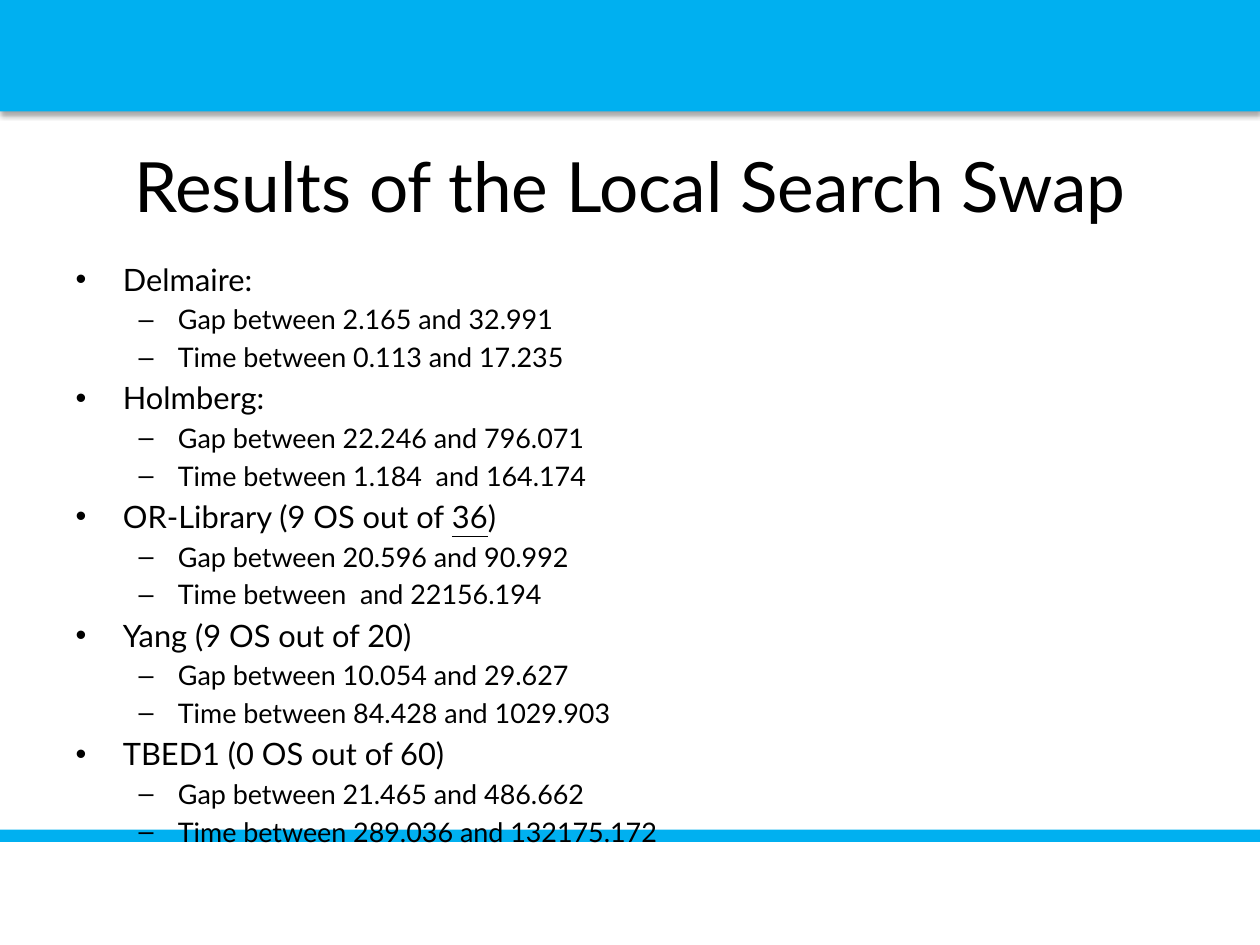
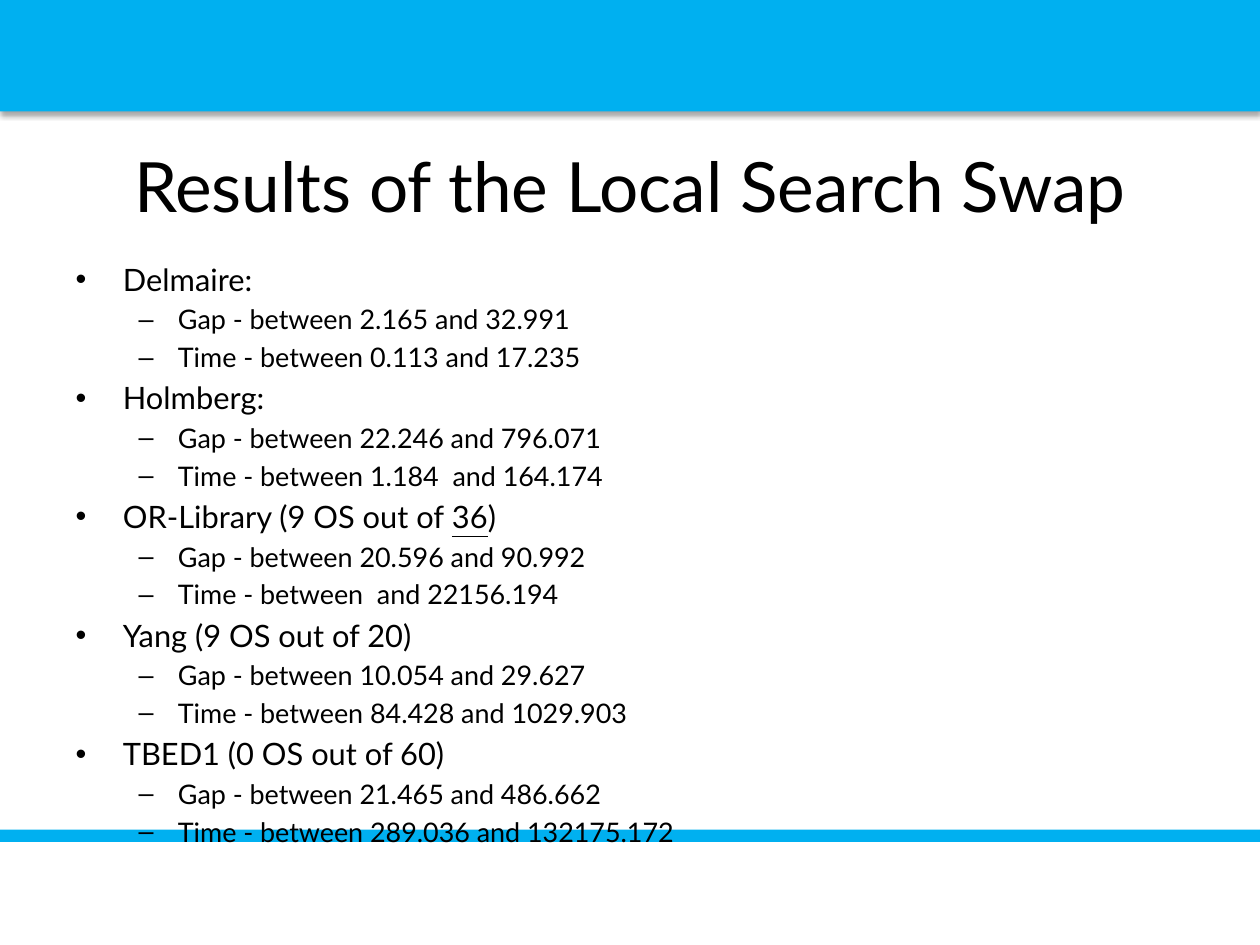
Before and after one commit to luispedro30/SO_trabalho, a slide deck: slide 15 of P_POINT_SO.pptx. Drawn at 1260x945 pixels with LibreOffice and Linux fonts; fonts in the diff are those of the drawing; background and template pictures are left out. Boxes give left, top, right and bottom in pixels: in the first picture for what was removed or moved away, otherwise in the second. Text is boxed around its words. In the diff, an @@ line names an element or a change of style, - is before the commit and + after.

```diff
--- a/P_POINT_SO.pptx
+++ b/P_POINT_SO.pptx
@@ text at (178,309,580,368): text changed @@
-  – Gap between 2.165 and 32.991
-  – Time between 0.113 and 17.235
+  – Gap - between 2.165 and 32.991
+  – Time - between 0.113 and 17.235
@@ text at (178,428,603,487): text changed @@
-  – Gap between 22.246 and 796.071
-  – Time between 1.184 and 164.174
+  – Gap - between 22.246 and 796.071
+  – Time - between 1.184 and 164.174
@@ text at (178,547,585,605): text changed @@
-  – Gap between 20.596 and 90.992
-  – Time between and 22156.194
+  – Gap - between 20.596 and 90.992
+  – Time - between and 22156.194
@@ text at (178,665,628,724): text changed @@
-  – Gap between 10.054 and 29.627
-  – Time between 84.428 and 1029.903
+  – Gap - between 10.054 and 29.627
+  – Time - between 84.428 and 1029.903
@@ text at (178,784,601,809): text changed @@
-  – Gap between 21.465 and 486.662
-  – Time between 289.036 and 132175.172
+  – Gap - between 21.465 and 486.662
+  – Time - between 289.036 and 132175.172
```
Also in this commit, not shown: 4 other slides changed, 1 other file.
